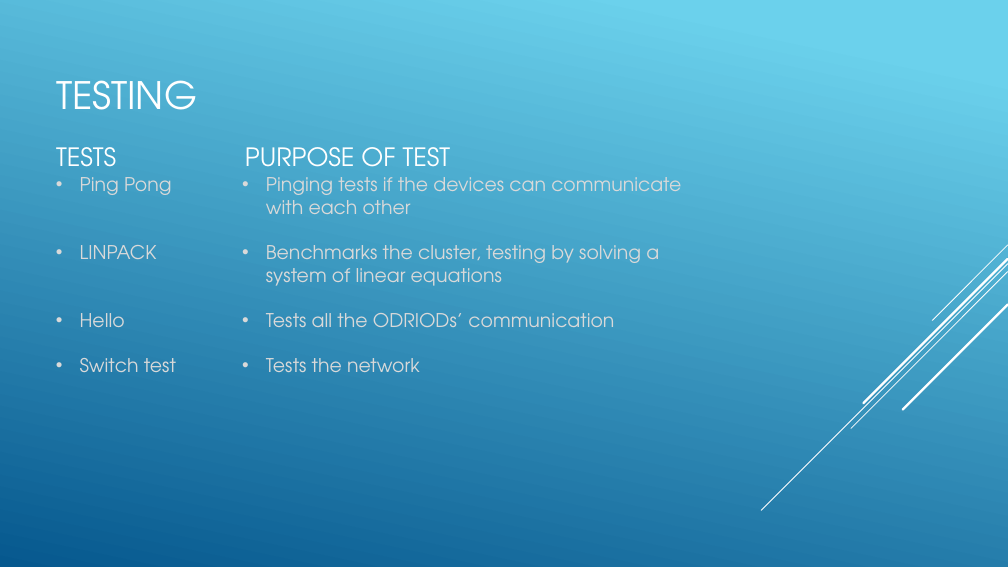
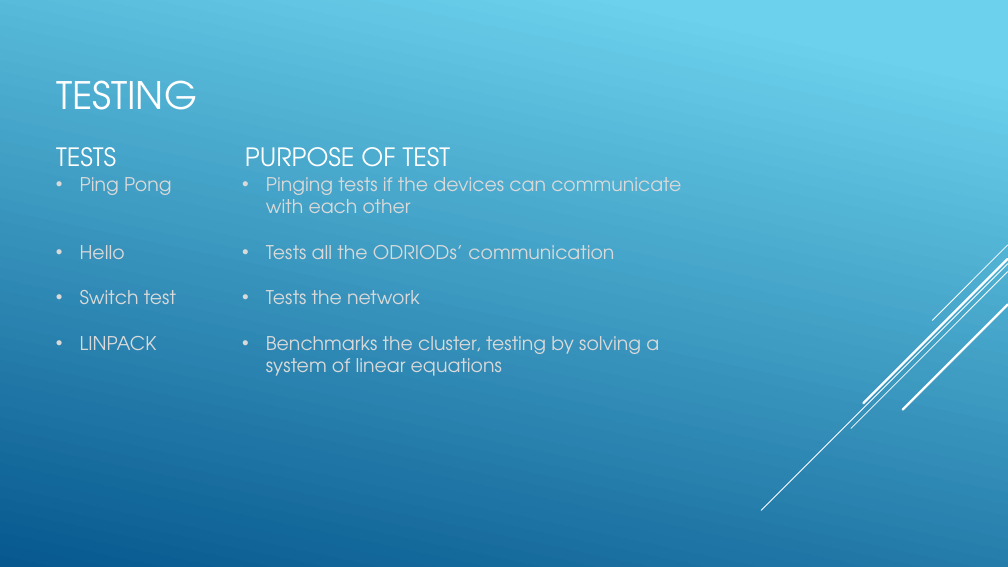
Before and after one commit to SDSMT-CSC464-F15/arm, a slide deck: slide 7 of Documents/ClientPresent2.pptx. Drawn at 1008x567 pixels with LibreOffice and Linux fonts; fonts in the diff are those of the drawing. Boxes give left, top, right and bottom in pixels: in the first picture for what was removed or moved away, otherwise in the second. Text is boxed around its words. In the diff, an @@ line names an element or a change of style, - is before the commit and + after.

```diff
--- a/Documents/ClientPresent2.pptx
+++ b/Documents/ClientPresent2.pptx
@@ text at <box>80,245,157,259</box>: paragraph removed @@
-• LINPACK
@@ text at <box>266,245,659,286</box>: paragraph removed @@
-• Benchmarks the cluster, testing by solving a system of linear equations
@@ text at <box>80,336,157,350</box>: paragraph added @@
+• LINPACK
@@ text at <box>266,336,659,376</box>: paragraph added @@
+• Benchmarks the cluster, testing by solving a system of linear equations
```
Also in this commit, not shown: 4 other slides changed, 1 other file.
